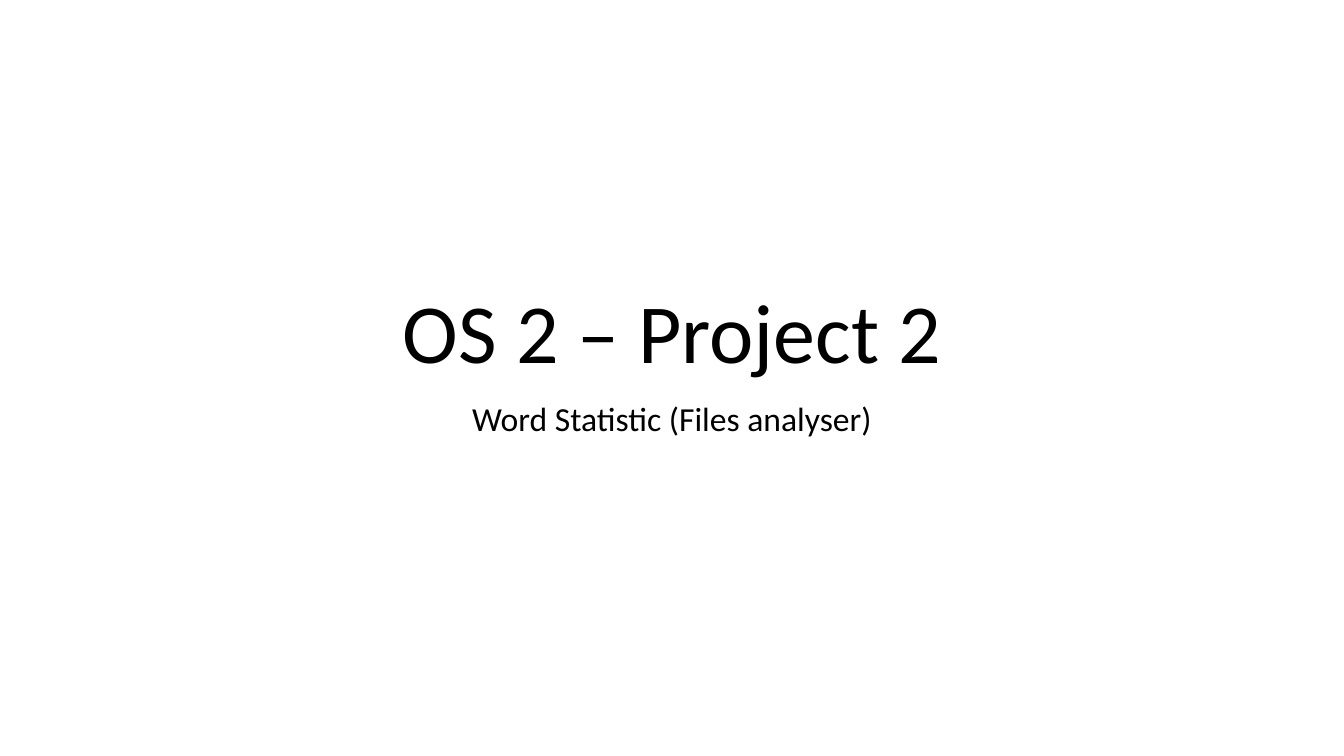
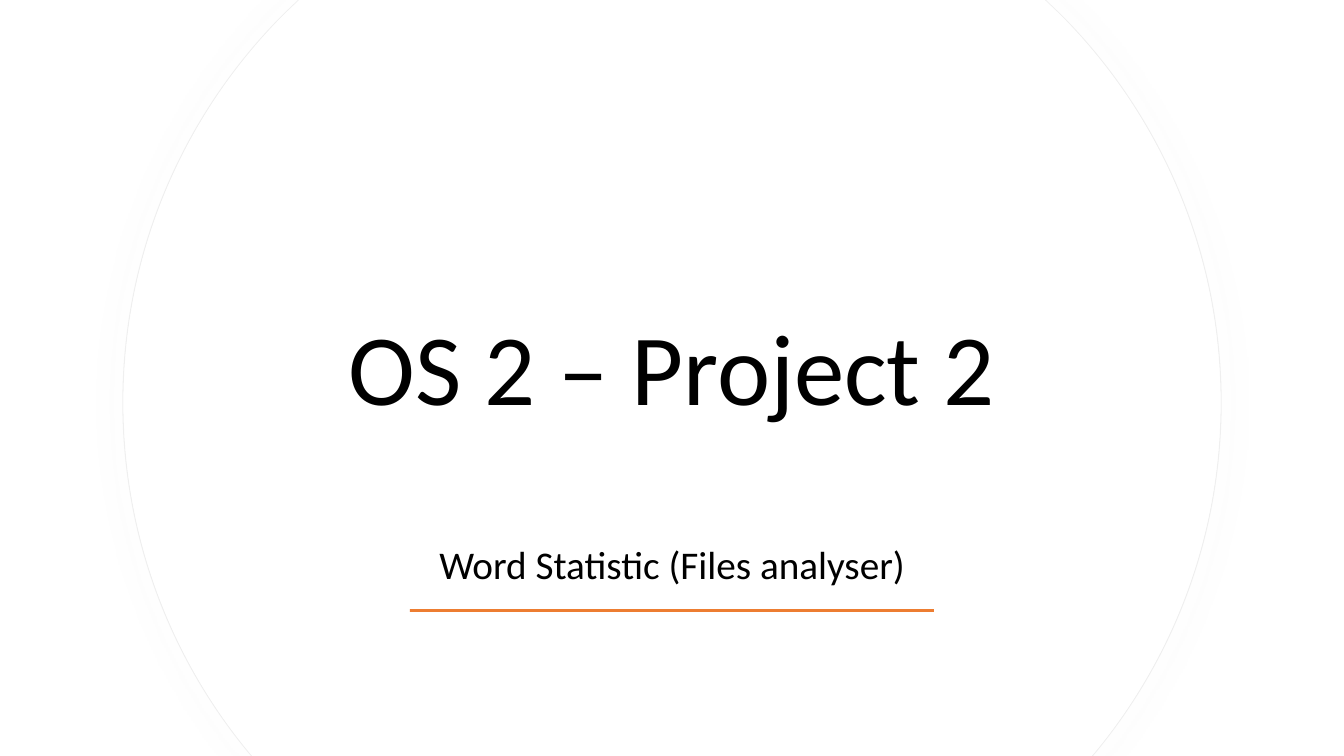
Before and after one commit to bassammmmm/files-analyser, a slide deck: slide 1 of Word Statistic Documentation.pptx. Drawn at 1344x756 pixels with LibreOffice and Linux fonts; fonts in the diff are those of the drawing. Boxes give left, top, right and bottom in pixels: in the first picture for what was removed or moved away, otherwise in the second. Text is boxed around its words. In the diff, an @@ line names an element or a change of style, - is before the commit and + after.

```diff
--- a/Word Statistic Documentation.pptx
+++ b/Word Statistic Documentation.pptx
@@ freeform shape added at (x1=123, y1=0, x2=1222, y2=756), fill #FFFFFF, outline #EFEFEF 0.75 pt @@
@@ freeform shape added at (x1=124, y1=0, x2=1221, y2=756), fill #FFFFFF @@
@@ title "OS 2 – Project 2" moved from (x1=403, y1=305, x2=941, y2=378) to (x1=349, y1=335, x2=994, y2=423) @@
@@ title "OS 2 – Project 2" at (x1=349, y1=335, x2=994, y2=423): size 60 to 72 pt; vertical alignment bottom to middle @@
@@ subtitle "Word Statistic (Files analyser)" moved from (x1=472, y1=406, x2=871, y2=437) to (x1=439, y1=550, x2=905, y2=586) @@
@@ subtitle "Word Statistic (Files analyser)" at (x1=439, y1=550, x2=905, y2=586): size 24 to 28 pt; vertical alignment top to middle @@
@@ rectangle added at (x1=410, y1=609, x2=935, y2=612), fill #ED7D31 @@
```
Also in this commit, not shown: 1 other slide changed, 1 slide added.
